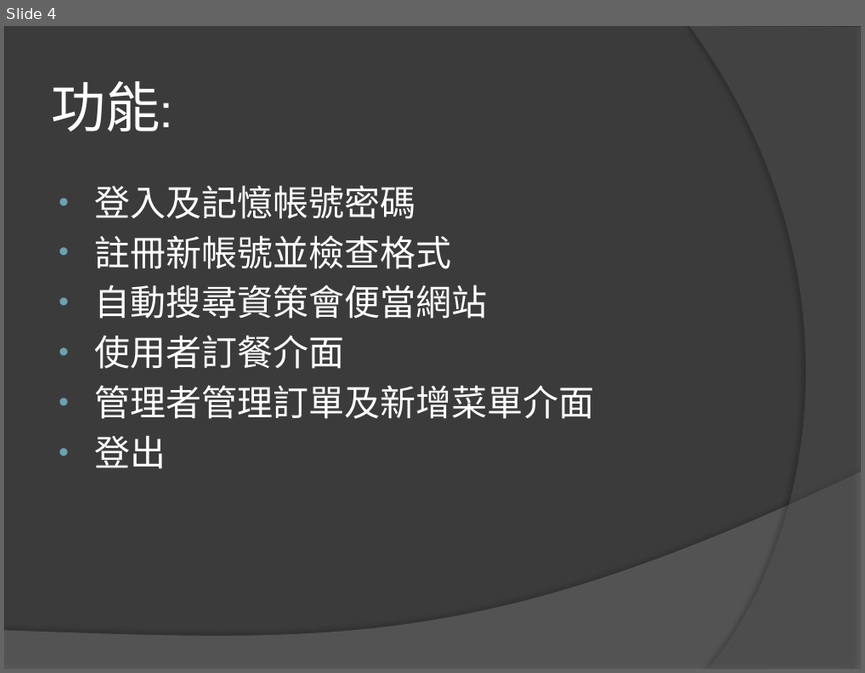
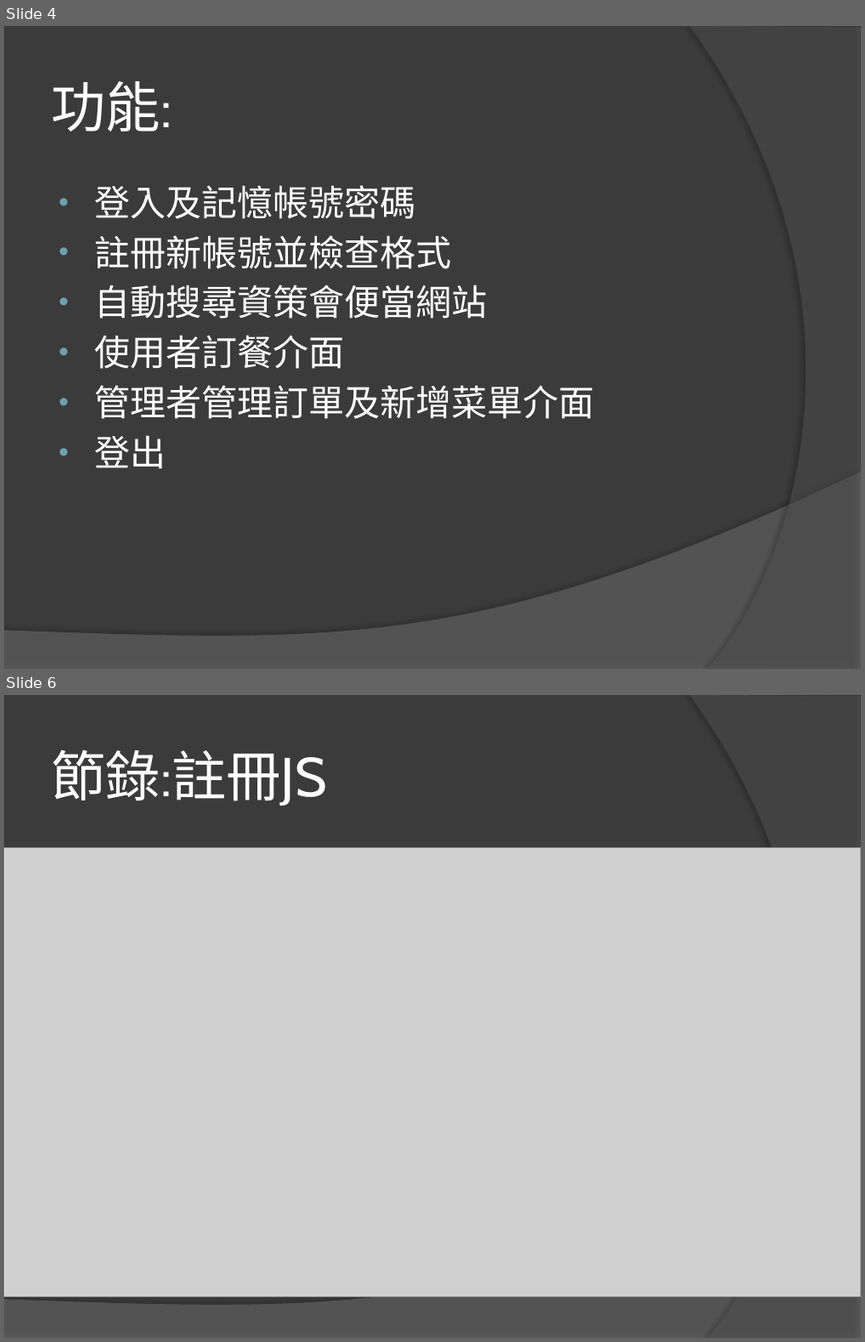
Before and after one commit to jthung1988/EEIT112, a slide deck: MidProject_JDBC/期中專題JDBC.pptx. Shown one above the other, each under a label of ours: slide 4 before the commit, slides 4 and 6 after it; the slides between them are not shown. The pictures are 865x673 and 865x1342 pixels, drawn with LibreOffice and Linux fonts; fonts in the diff are those of the drawing; grey boxes stand for pictures. Boxes give left, top, right and bottom in pixels: in the first picture for what was removed or moved away, otherwise in the second. Text is boxed around its words. In the diff, an @@ line names an element or a change of style, - is before the commit and + after.

```diff
--- a/MidProject_JDBC/期中專題JDBC.pptx
+++ b/MidProject_JDBC/期中專題JDBC.pptx
@@ slide 6 added at (x1=4, y1=695, x2=861, y2=1338), background #3B3B3B; not listed: 2 template elements that a slide beside it also shows @@
@@ title added at (x1=51, y1=750, x2=327, y2=805), 46 pt, text #FFFFFF @@
+節錄:註冊JS
@@ picture added at (x1=4, y1=847, x2=861, y2=1297) @@
```
Also in this commit, not shown: 2 slides changed, 2 other slides added, 1 other file.
